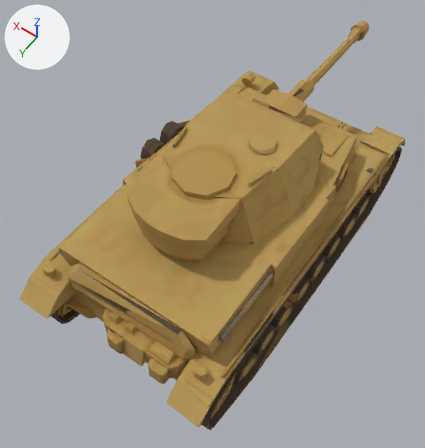
The glTF model web/public/pezzi/sicily_german_mech_0.glb, before and after one commit.
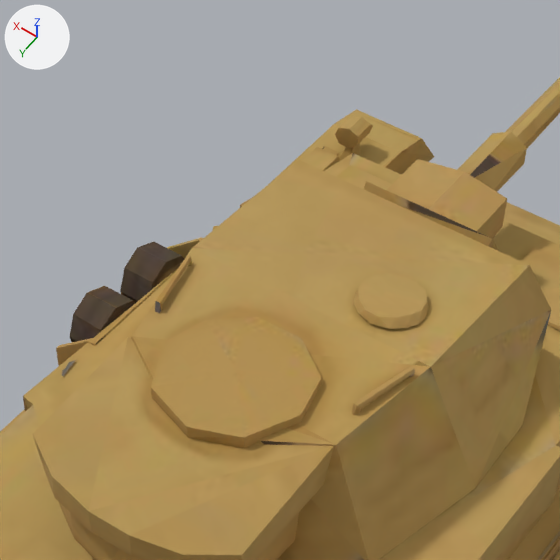
There are two pictures of each version: one whole from a 50 mm camera at (-0.583, 1.013, 1.529) aimed at (0.03, 0.155, 0.18), one close up on the part from 27% to 77% of the width and 7% to 54% of the height. The axes (+X, +Y, +Z) are drawn at upper left. The lights are the same throughout. The last two pictures show the newer version. Vertices at exactly the same position are counted once.

The first close-up shows 'geometry_0'.
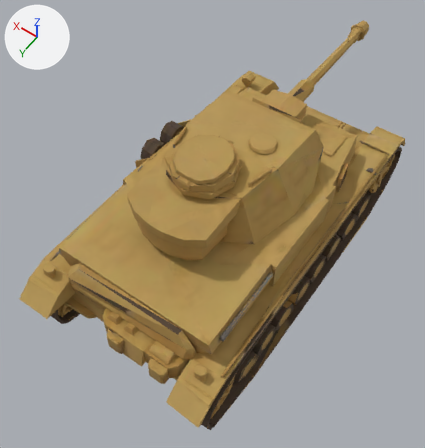
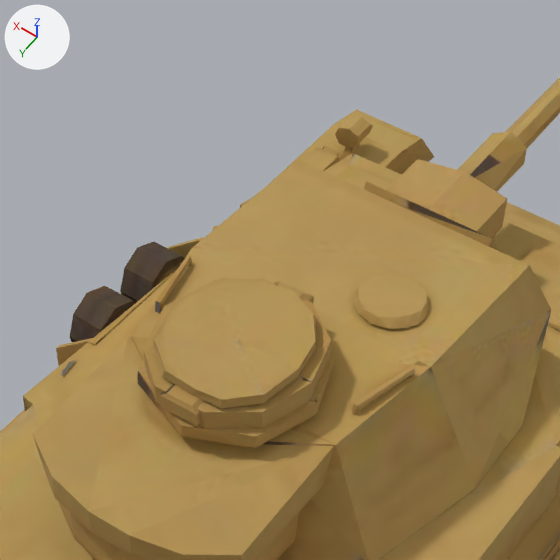
The newer file is also rescaled (x0.912) as a whole; pictures and numbers use the older file's frame.

What differs and where, as boxes [x1, y1, x2, y2] in the close-ups (560 x 560 px):
part 1 of me_geometry_0, added (brown)
    after: [153, 278, 316, 408]
part 2 of me_geometry_0, added (brown)
    after: [144, 279, 331, 429]
part 3 of me_geometry_0, added (brown)
    after: [138, 351, 334, 448]
part 4 of me_geometry_0, added
    after: [160, 282, 314, 426]

The edits, one by one:
me_geometry_0 is used by ob_geometry_0; location (0.0, 0.0, 0.0).
me_geometry_0 had 2135 vertices, 3884 faces and spanned x -0.291..0.291, y -0.659..0.659, z 0.0..0.482.
me_geometry_0 now has 2212 vertices, 4022 faces and spans x -0.291..0.291, y -0.659..0.659, z 0.0..0.529.
me_geometry_0 part 1: a new loose piece of 27 vertices spanning x -0.063..0.075, y 0.147..0.297, z 0.518..0.529, in mat_figura (picture img_image_0).
me_geometry_0 part 2: a new loose piece of 20 vertices spanning x -0.076..0.09, y 0.138..0.305, z 0.493..0.515, in mat_figura (picture img_image_0).
me_geometry_0 part 3: a new loose piece of 18 vertices spanning x -0.082..0.095, y 0.134..0.314, z 0.477..0.493, in mat_figura (picture img_image_0).
Part 4, on me_geometry_0:
12 vertices are added at x -0.013..0.027, y 0.128..0.31, z 0.497..0.518.
20 new faces join them.
